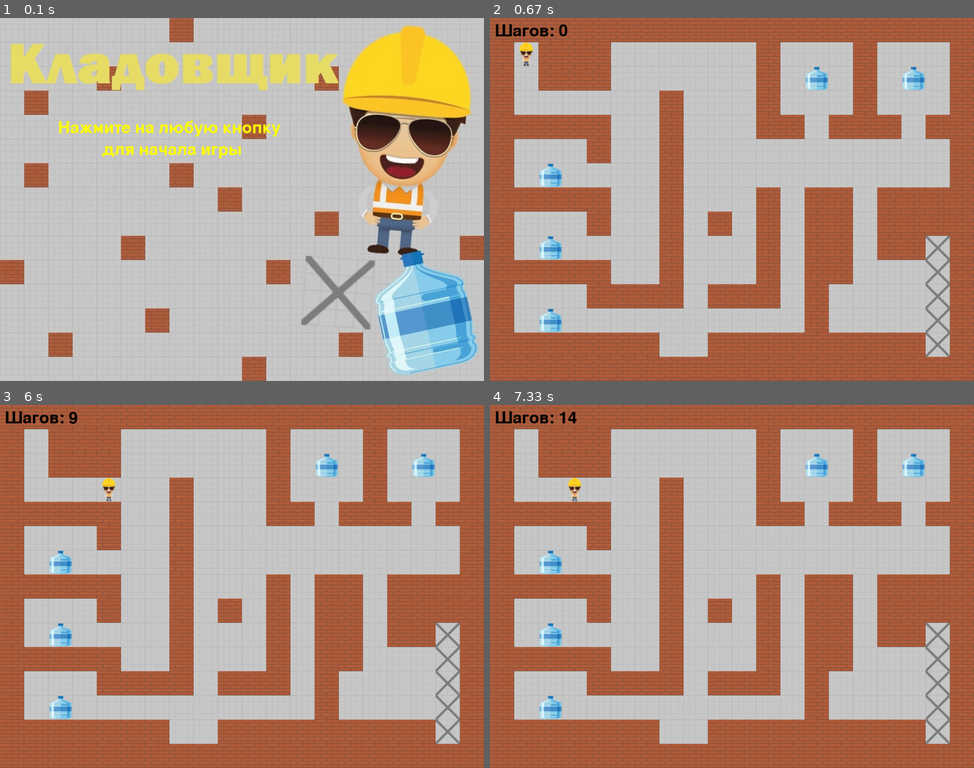
Above: before the commit, frames 1-4 (two rows, left to right).
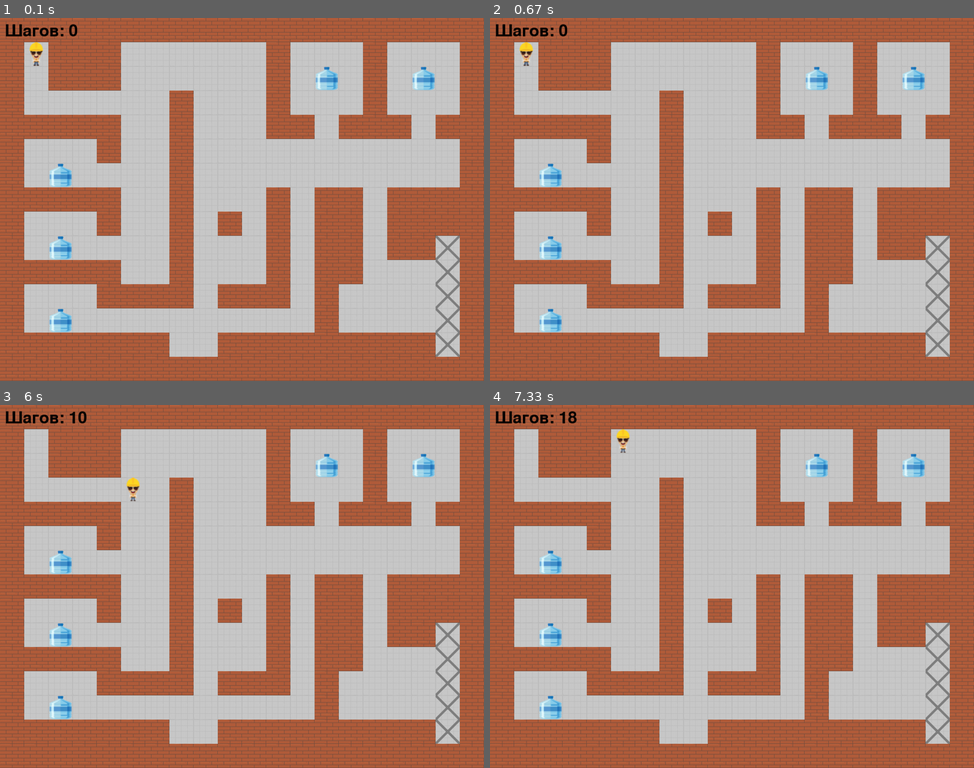
Above: after the commit, the same moments.

Repository: Ravil1806/SokobanPygame
Game: pygame game, started from main.py
The game is run twice, just before and just after one commit, with the same random seed, the same clock (stepped at 60 frames per second) and the same inputs.
Inputs:
- Up to frame 1 (0.1 s): no input
- Up to frame 2 (0.67 s): hold Right from 0.33 s (still down)
- Up to frame 3 (6 s): release Right at 0.8 s; hold Up 0.83-1.3 s; hold Left 1.83-2.37 s; hold Down 2.4-2.87 s; hold Up 3.33-3.7 s; hold Down 4.4-4.77 s; hold Right 5.3-5.77 s; hold Up from 5.8 s (still down)
- Up to frame 4 (7.33 s): release Up at 6.1 s; hold Right 6.13-6.6 s; hold Left 6.63-7.17 s; hold Down from 7.2 s (still down)

The runs differ from the first frame. In frame 1, 64% of the frame differs, in the area x 0-100%, y 0-100%; in frame 2, nothing differs; in frame 3, 0.3%; in frame 4, 0.3%.

Commit message:
+Добавлена проверка расположения бутылки на месте +Добавлен уровень для прохождения тестов и 2 уровень -На время убрана заставка игры

Diff:
--- /dev/null
+++ b/data/levels/level2.txt
@@ -0,0 +1,15 @@
+####################
+##..#..#.....#######
+##.$#..#.#.....#####
+#...#$.#....#......#
+#.#.#.#..##.#.#....#
+#...#..#...#..#....#
+##..#....&....#....#
+#.....#.&@&.#.#..#.#
+#........&....#....#
+#......#...#..#.#.##
+#........#....#.#..#
+#.########..#.#.#$.#
+#.$.........#.#....#
+#.....#...#...##..##
+####################
--- /dev/null
+++ b/data/levels/test.txt
@@ -0,0 +1,9 @@
+############
+#.&&.$@....#
+#.$....$&&.#
+#........$.#
+#.....$..&.#
+#.....&..&.#
+#....$&..$..#
+#..........#
+############
--- a/main.py
+++ b/main.py
@@ -7,6 +7,9 @@
 
 player = None
 moves = 0
+places = {}
+clock = pygame.time.Clock()
+tile_width = tile_height = 50
 
 # 3 группы спрайтов
 all_sprites = pygame.sprite.Group()
@@ -30,8 +33,6 @@
 }
 player_image = load_image('worker.png')
 bottle_image = load_image('bottle.png')
-clock = pygame.time.Clock()
-tile_width = tile_height = 50
 
 
 # Загрузка уровней
@@ -93,55 +94,61 @@
 
     def update(self, x, y):
         self.move(x, y)
-
+        if cur_level[y][x] == '&':
+            places[f'{x} {y}'] = 1
 
 # Заставка игры
-def start_screen():
-    intro_text = ['Нажмите на любую кнопку',
-                  '          для начала игры']
-
-    fon = pygame.transform.scale(load_image('fon.jpg'), (1000, 750))
-    screen.blit(fon, (0, 0))
-    font = pygame.font.Font(None, 50)
-    text_coord = 200
-    for i in intro_text:
-        string_rendered = font.render(i, True, 'yellow')
-        intro_rect = string_rendered.get_rect()
-        text_coord += 10
-        intro_rect.top = text_coord
-        intro_rect.x = 120
-        text_coord += intro_rect.height
-        screen.blit(string_rendered, intro_rect)
-
-    while True:
-        for event in pygame.event.get():
-            if event.type == pygame.QUIT:
-                terminate()
-            elif event.type == pygame.KEYDOWN or \
-                    event.type == pygame.MOUSEBUTTONDOWN:
-                return
-        pygame.display.flip()
-        clock.tick(FPS)
+# def start_screen():
+#     intro_text = ['Нажмите на любую кнопку',
+#                   '          для начала игры']
+#
+#     fon = pygame.transform.scale(load_image('fon.jpg'), (1000, 750))
+#     screen.blit(fon, (0, 0))
+#     font = pygame.font.Font(None, 50)
+#     text_coord = 200
+#     for i in intro_text:
+#         string_rendered = font.render(i, True, 'yellow')
+#         intro_rect = string_rendered.get_rect()
+#         text_coord += 10
+#         intro_rect.top = text_coord
+#         intro_rect.x = 120
+#         text_coord += intro_rect.height
+#         screen.blit(string_rendered, intro_rect)
+#
+#     while True:
+#         for event in pygame.event.get():
+#             if event.type == pygame.QUIT:
+#                 terminate()
+#             elif event.type == pygame.KEYDOWN or \
+#                     event.type == pygame.MOUSEBUTTONDOWN:
+#                 return
+#         pygame.display.flip()
+#         clock.tick(FPS)
 
 
 # Генерация уровня
-def generate_level(level):
+def generate_level(lvl):
     new_player, x, y = None, None, None
-    for y in range(len(level)):
-        for x in range(len(level[y])):
-            if level[y][x] == '.':
+    for y in range(len(lvl)):
+        for x in range(len(lvl[y])):
+            if lvl[y][x] == '.':
                 Tile('empty', x, y)
-            elif level[y][x] == '#':
+            elif lvl[y][x] == '#':
                 Tile('wall', x, y)
-            elif level[y][x] == '@':
+            elif lvl[y][x] == '@':
                 Tile('empty', x, y)
                 new_player = Player(x, y)
-            elif level[y][x] == '$':
+            elif lvl[y][x] == '$':
                 Tile('empty', x, y)
                 Bottle(x, y)
-            elif level[y][x] == '&':
+            elif lvl[y][x] == '&':
+                places[f'{x} {y}'] = 0
                 Tile('place', x, y)
     return new_player, x, y
+
+
+def end_of_the_game():
+    pass
 
 
 # Основной цикл игры
@@ -150,15 +157,19 @@
     pygame.display.set_caption('Кладовщик')
     size = width, height = 1000, 750
     screen = pygame.display.set_mode(size)
-    start_screen()
+    # start_screen()
     font = pygame.font.Font(None, 50)
-    level_1 = load_level('level1.txt')
-    player, level_x, level_y = generate_level(level_1)
+    level = 0
+    levels = [load_level('level1.txt'),
+              load_level('level2.txt')]
+    cur_level = levels[level]
+    player, level_x, level_y = generate_level(cur_level)
     all_sprites.draw(screen)
 
     moveLeft, moveRight, moveUp, moveDown = False, False, False, False
 
-    running, moving = True, False
+    running = True
+    moving = False
 
     while running:
         for event in pygame.event.get():
@@ -189,8 +200,8 @@
                     moveDown = False
 
         if moveLeft:
-            if level_1[player.y][player.x - 1] != '#' and \
-                    level_1[player.y][player.x - 2] != '#':
+            if cur_level[player.y][player.x - 1] != '#' and \
+                    cur_level[player.y][player.x - 2] != '#':
                 player.move(player.x - 2, player.y)
                 if pygame.sprite.spritecollideany(player, bottles_group):
                     player.move(player.x + 1, player.y)
@@ -204,12 +215,20 @@
             else:
                 moving = True
             if moving:
-                if level_1[player.y][player.x - 1] != '#':
+                if cur_level[player.y][player.x - 1] != '#':
                     player.move(player.x - 1, player.y)
                     if pygame.sprite.spritecollideany(player, bottles_group):
-                        if level_1[player.y][player.x - 1] != '#':
+                        if cur_level[player.y][player.x - 1] != '#':
                             pygame.sprite.spritecollideany(player, bottles_group) \
                                 .update(player.x - 1, player.y)
+                            if cur_level[player.y][player.x - 1] == '&':
+                                places[f'{player.x - 1} {player.y}'] = 1
+                                if cur_level[player.y][player.x] == '&':
+                                    places[f'{player.x} {player.y}'] = 0
+                                    places[f'{player.x - 1} {player.y}'] = 1
+                            else:
+                                if cur_level[player.y][player.x] == '&':
+                                    places[f'{player.x} {player.y}'] = 0
                             moves += 1
                         else:
                             player.move(player.x + 1, player.y)
@@ -218,8 +237,8 @@
             sleep(0.15)
             moving = False
         if moveRight:
-            if level_1[player.y][player.x + 1] != '#' and \
-                    level_1[player.y][player.x + 2] != '#':
+            if cur_level[player.y][player.x + 1] != '#' and \
+                    cur_level[player.y][player.x + 2] != '#':
                 player.move(player.x + 2, player.y)
                 if pygame.sprite.spritecollideany(player, bottles_group):
                     player.move(player.x - 1, player.y)
@@ -233,12 +252,20 @@
             else:
                 moving = True
             if moving:
-                if level_1[player.y][player.x + 1] != '#':
+                if cur_level[player.y][player.x + 1] != '#':
                     player.move(player.x + 1, player.y)
                     if pygame.sprite.spritecollideany(player, bottles_group):
-                        if level_1[player.y][player.x + 1] != '#':
+                        if cur_level[player.y][player.x + 1] != '#':
                             pygame.sprite.spritecollideany(player, bottles_group) \
                                 .update(player.x + 1, player.y)
+                            if cur_level[player.y][player.x + 1] == '&':
+                                places[f'{player.x + 1} {player.y}'] = 1
+                                if cur_level[player.y][player.x] == '&':
+                                    places[f'{player.x} {player.y}'] = 0
+                                    places[f'{player.x + 1} {player.y}'] = 1
+                            else:
+                                if cur_level[player.y][player.x] == '&':
+                                    places[f'{player.x} {player.y}'] = 0
                             moves += 1
                         else:
                             player.move(player.x - 1, player.y)
@@ -247,8 +274,8 @@
             sleep(0.15)
             moving = False
         if moveUp:
-            if level_1[player.y - 1][player.x] != '#' and \
-                    level_1[player.y - 2][player.x] != '#':
+            if cur_level[player.y - 1][player.x] != '#' and \
+                    cur_level[player.y - 2][player.x] != '#':
                 player.move(player.x, player.y - 2)
                 if pygame.sprite.spritecollideany(player, bottles_group):
                     player.move(player.x, player.y + 1)
@@ -262,12 +289,20 @@
             else:
                 moving = True
             if moving:
-                if level_1[player.y - 1][player.x] != '#':
+                if cur_level[player.y - 1][player.x] != '#':
                     player.move(player.x, player.y - 1)
                     if pygame.sprite.spritecollideany(player, bottles_group):
-                        if level_1[player.y - 1][player.x] != '#':
+                        if cur_level[player.y - 1][player.x] != '#':
                             pygame.sprite.spritecollideany(player, bottles_group) \
                                 .update(player.x, player.y - 1)
+                            if cur_level[player.y - 1][player.x] == '&':
+                                places[f'{player.x} {player.y - 1}'] = 1
+                                if cur_level[player.y][player.x] == '&':
+                                    places[f'{player.x} {player.y}'] = 0
+                                    places[f'{player.x } {player.y - 1}'] = 1
+                            else:
+                                if cur_level[player.y][player.x] == '&':
+                                    places[f'{player.x} {player.y}'] = 0
                             moves += 1
                         else:
                             player.move(player.x, player.y + 1)
@@ -276,8 +311,8 @@
             sleep(0.15)
             moving = False
         if moveDown:
-            if level_1[player.y + 1][player.x] != '#' and \
-                    level_1[player.y + 2][player.x] != '#':
+            if cur_level[player.y + 1][player.x] != '#' and \
+                    cur_level[player.y + 2][player.x] != '#':
                 player.move(player.x, player.y + 2)
                 if pygame.sprite.spritecollideany(player, bottles_group):
                     player.move(player.x, player.y - 1)
@@ -291,12 +326,20 @@
             else:
                 moving = True
             if moving:
-                if level_1[player.y + 1][player.x] != '#':
+                if cur_level[player.y + 1][player.x] != '#':
                     player.move(player.x, player.y + 1)
                     if pygame.sprite.spritecollideany(player, bottles_group):
-                        if level_1[player.y + 1][player.x] != '#':
+                        if cur_level[player.y + 1][player.x] != '#':
                             pygame.sprite.spritecollideany(player, bottles_group) \
                                 .update(player.x, player.y + 1)
+                            if cur_level[player.y + 1][player.x] == '&':
+                                places[f'{player.x} {player.y + 1}'] = 1
+                                if cur_level[player.y][player.x] == '&':
+                                    places[f'{player.x} {player.y}'] = 0
+                                    places[f'{player.x } {player.y + 1}'] = 1
+                            else:
+                                if cur_level[player.y][player.x] == '&':
+                                    places[f'{player.x} {player.y}'] = 0
                             moves += 1
                         else:
                             player.move(player.x, player.y - 1)
@@ -311,6 +354,22 @@
         bottles_group.draw(screen)
         player_group.draw(screen)
         screen.blit(font.render(f'Шагов: {moves}', True, 'black'), (10, 10))
+        if all(places.values()):
+            level += 1
+            if level < len(levels):
+                cur_level = levels[level]
+                moves = 0
+                screen.blit(font.render(f'Уровень пройден!', True, 'white'), (330, 300))
+                screen.blit(font.render(f'Следующий уровень начнётся через 3 секунды', True, 'white'), (80, 330))
+                sleep(3)
+                for i in all_sprites:
+                    i.kill()
+                places = {}
+                player, level_x, level_y = generate_level(cur_level)
+                all_sprites.draw(screen)
+            else:
+                screen.blit(font.render(f'Вы прошли все уровни!', True, 'white'), (300, 300))
+                for i in all_sprites:
+                    i.kill()
         pygame.display.flip()
-
     pygame.quit()
--- a/test.py
+++ b/test.py
@@ -7,6 +7,9 @@
 
 player = None
 moves = 0
+places = {}
+clock = pygame.time.Clock()
+tile_width = tile_height = 50
 
 # 3 группы спрайтов
 all_sprites = pygame.sprite.Group()
@@ -30,8 +33,6 @@
 }
 player_image = load_image('worker.png')
 bottle_image = load_image('bottle.png')
-clock = pygame.time.Clock()
-tile_width = tile_height = 50
 
 
 # Загрузка уровней
@@ -93,55 +94,61 @@
 
     def update(self, x, y):
         self.move(x, y)
-
+        if cur_level[y][x] == '&':
+            places[f'{x} {y}'] = 1
 
 # Заставка игры
-def start_screen():
-    intro_text = ['Нажмите на любую кнопку',
-                  '          для начала игры']
-
-    fon = pygame.transform.scale(load_image('fon.jpg'), (1000, 750))
-    screen.blit(fon, (0, 0))
-    font = pygame.font.Font(None, 50)
-    text_coord = 200
-    for i in intro_text:
-        string_rendered = font.render(i, True, 'yellow')
-        intro_rect = string_rendered.get_rect()
-        text_coord += 10
-        intro_rect.top = text_coord
-        intro_rect.x = 120
-        text_coord += intro_rect.height
-        screen.blit(string_rendered, intro_rect)
-
-    while True:
-        for event in pygame.event.get():
-            if event.type == pygame.QUIT:
-                terminate()
-            elif event.type == pygame.KEYDOWN or \
-                    event.type == pygame.MOUSEBUTTONDOWN:
-                return
-        pygame.display.flip()
-        clock.tick(FPS)
+# def start_screen():
+#     intro_text = ['Нажмите на любую кнопку',
+#                   '          для начала игры']
+#
+#     fon = pygame.transform.scale(load_image('fon.jpg'), (1000, 750))
+#     screen.blit(fon, (0, 0))
+#     font = pygame.font.Font(None, 50)
+#     text_coord = 200
+#     for i in intro_text:
+#         string_rendered = font.render(i, True, 'yellow')
+#         intro_rect = string_rendered.get_rect()
+#         text_coord += 10
+#         intro_rect.top = text_coord
+#         intro_rect.x = 120
+#         text_coord += intro_rect.height
+#         screen.blit(string_rendered, intro_rect)
+#
+#     while True:
+#         for event in pygame.event.get():
+#             if event.type == pygame.QUIT:
+#                 terminate()
+#             elif event.type == pygame.KEYDOWN or \
+#                     event.type == pygame.MOUSEBUTTONDOWN:
+#                 return
+#         pygame.display.flip()
+#         clock.tick(FPS)
 
 
 # Генерация уровня
-def generate_level(level):
+def generate_level(lvl):
     new_player, x, y = None, None, None
-    for y in range(len(level)):
-        for x in range(len(level[y])):
-            if level[y][x] == '.':
+    for y in range(len(lvl)):
+        for x in range(len(lvl[y])):
+            if lvl[y][x] == '.':
                 Tile('empty', x, y)
-            elif level[y][x] == '#':
+            elif lvl[y][x] == '#':
                 Tile('wall', x, y)
-            elif level[y][x] == '@':
+            elif lvl[y][x] == '@':
                 Tile('empty', x, y)
                 new_player = Player(x, y)
-            elif level[y][x] == '$':
+            elif lvl[y][x] == '$':
                 Tile('empty', x, y)
                 Bottle(x, y)
-            elif level[y][x] == '&':
+            elif lvl[y][x] == '&':
+                places[f'{x} {y}'] = 0
                 Tile('place', x, y)
     return new_player, x, y
+
+
+def end_of_the_game():
+    pass
 
 
 # Основной цикл игры
@@ -150,15 +157,19 @@
     pygame.display.set_caption('Кладовщик')
     size = width, height = 1000, 750
     screen = pygame.display.set_mode(size)
-    start_screen()
+    # start_screen()
     font = pygame.font.Font(None, 50)
-    level_1 = load_level('level1.txt')
-    player, level_x, level_y = generate_level(level_1)
+    level = 0
+    levels = [load_level('level1.txt'),
+              load_level('level2.txt')]
+    cur_level = levels[level]
+    player, level_x, level_y = generate_level(cur_level)
     all_sprites.draw(screen)
 
     moveLeft, moveRight, moveUp, moveDown = False, False, False, False
 
-    running, moving = True, False
+    running = True
+    moving = False
 
     while running:
         for event in pygame.event.get():
@@ -189,8 +200,8 @@
                     moveDown = False
 
         if moveLeft:
-            if level_1[player.y][player.x - 1] != '#' and \
-                    level_1[player.y][player.x - 2] != '#':
+            if cur_level[player.y][player.x - 1] != '#' and \
+                    cur_level[player.y][player.x - 2] != '#':
                 player.move(player.x - 2, player.y)
                 if pygame.sprite.spritecollideany(player, bottles_group):
                     player.move(player.x + 1, player.y)
@@ -204,12 +215,20 @@
             else:
                 moving = True
             if moving:
-                if level_1[player.y][player.x - 1] != '#':
+                if cur_level[player.y][player.x - 1] != '#':
                     player.move(player.x - 1, player.y)
                     if pygame.sprite.spritecollideany(player, bottles_group):
-                        if level_1[player.y][player.x - 1] != '#':
+                        if cur_level[player.y][player.x - 1] != '#':
                             pygame.sprite.spritecollideany(player, bottles_group) \
                                 .update(player.x - 1, player.y)
+                            if cur_level[player.y][player.x - 1] == '&':
+                                places[f'{player.x - 1} {player.y}'] = 1
+                                if cur_level[player.y][player.x] == '&':
+                                    places[f'{player.x} {player.y}'] = 0
+                                    places[f'{player.x - 1} {player.y}'] = 1
+                            else:
+                                if cur_level[player.y][player.x] == '&':
+                                    places[f'{player.x} {player.y}'] = 0
                             moves += 1
                         else:
                             player.move(player.x + 1, player.y)
@@ -218,8 +237,8 @@
             sleep(0.15)
             moving = False
         if moveRight:
-            if level_1[player.y][player.x + 1] != '#' and \
-                    level_1[player.y][player.x + 2] != '#':
+            if cur_level[player.y][player.x + 1] != '#' and \
+                    cur_level[player.y][player.x + 2] != '#':
                 player.move(player.x + 2, player.y)
                 if pygame.sprite.spritecollideany(player, bottles_group):
                     player.move(player.x - 1, player.y)
@@ -233,12 +252,20 @@
             else:
                 moving = True
             if moving:
-                if level_1[player.y][player.x + 1] != '#':
+                if cur_level[player.y][player.x + 1] != '#':
                     player.move(player.x + 1, player.y)
                     if pygame.sprite.spritecollideany(player, bottles_group):
-                        if level_1[player.y][player.x + 1] != '#':
+                        if cur_level[player.y][player.x + 1] != '#':
                             pygame.sprite.spritecollideany(player, bottles_group) \
                                 .update(player.x + 1, player.y)
+                            if cur_level[player.y][player.x + 1] == '&':
+                                places[f'{player.x + 1} {player.y}'] = 1
+                                if cur_level[player.y][player.x] == '&':
+                                    places[f'{player.x} {player.y}'] = 0
+                                    places[f'{player.x + 1} {player.y}'] = 1
+                            else:
+                                if cur_level[player.y][player.x] == '&':
+                                    places[f'{player.x} {player.y}'] = 0
                             moves += 1
                         else:
                             player.move(player.x - 1, player.y)
@@ -247,8 +274,8 @@
             sleep(0.15)
             moving = False
         if moveUp:
-            if level_1[player.y - 1][player.x] != '#' and \
-                    level_1[player.y - 2][player.x] != '#':
+            if cur_level[player.y - 1][player.x] != '#' and \
+                    cur_level[player.y - 2][player.x] != '#':
                 player.move(player.x, player.y - 2)
                 if pygame.sprite.spritecollideany(player, bottles_group):
                     player.move(player.x, player.y + 1)
@@ -262,12 +289,20 @@
             else:
                 moving = True
             if moving:
-                if level_1[player.y - 1][player.x] != '#':
+                if cur_level[player.y - 1][player.x] != '#':
                     player.move(player.x, player.y - 1)
                     if pygame.sprite.spritecollideany(player, bottles_group):
-                        if level_1[player.y - 1][player.x] != '#':
+                        if cur_level[player.y - 1][player.x] != '#':
                             pygame.sprite.spritecollideany(player, bottles_group) \
                                 .update(player.x, player.y - 1)
+                            if cur_level[player.y - 1][player.x] == '&':
+                                places[f'{player.x} {player.y - 1}'] = 1
+                                if cur_level[player.y][player.x] == '&':
+                                    places[f'{player.x} {player.y}'] = 0
+                                    places[f'{player.x } {player.y - 1}'] = 1
+                            else:
+                                if cur_level[player.y][player.x] == '&':
+                                    places[f'{player.x} {player.y}'] = 0
                             moves += 1
                         else:
                             player.move(player.x, player.y + 1)
@@ -276,8 +311,8 @@
             sleep(0.15)
             moving = False
         if moveDown:
-            if level_1[player.y + 1][player.x] != '#' and \
-                    level_1[player.y + 2][player.x] != '#':
+            if cur_level[player.y + 1][player.x] != '#' and \
+                    cur_level[player.y + 2][player.x] != '#':
                 player.move(player.x, player.y + 2)
                 if pygame.sprite.spritecollideany(player, bottles_group):
                     player.move(player.x, player.y - 1)
@@ -291,12 +326,20 @@
             else:
                 moving = True
             if moving:
-                if level_1[player.y + 1][player.x] != '#':
+                if cur_level[player.y + 1][player.x] != '#':
                     player.move(player.x, player.y + 1)
                     if pygame.sprite.spritecollideany(player, bottles_group):
-                        if level_1[player.y + 1][player.x] != '#':
+                        if cur_level[player.y + 1][player.x] != '#':
                             pygame.sprite.spritecollideany(player, bottles_group) \
                                 .update(player.x, player.y + 1)
+                            if cur_level[player.y + 1][player.x] == '&':
+                                places[f'{player.x} {player.y + 1}'] = 1
+                                if cur_level[player.y][player.x] == '&':
+                                    places[f'{player.x} {player.y}'] = 0
+                                    places[f'{player.x } {player.y + 1}'] = 1
+                            else:
+                                if cur_level[player.y][player.x] == '&':
+                                    places[f'{player.x} {player.y}'] = 0
                             moves += 1
                         else:
                             player.move(player.x, player.y - 1)
@@ -311,6 +354,22 @@
         bottles_group.draw(screen)
         player_group.draw(screen)
         screen.blit(font.render(f'Шагов: {moves}', True, 'black'), (10, 10))
+        if all(places.values()):
+            level += 1
+            if level < len(levels):
+                cur_level = levels[level]
+                moves = 0
+                screen.blit(font.render(f'Уровень пройден!', True, 'white'), (330, 300))
+                screen.blit(font.render(f'Следующий уровень начнётся через 3 секунды', True, 'white'), (80, 330))
+                sleep(3)
+                for i in all_sprites:
+                    i.kill()
+                places = {}
+                player, level_x, level_y = generate_level(cur_level)
+                all_sprites.draw(screen)
+            else:
+                screen.blit(font.render(f'Вы прошли все уровни!', True, 'white'), (300, 300))
+                for i in all_sprites:
+                    i.kill()
         pygame.display.flip()
-
     pygame.quit()
